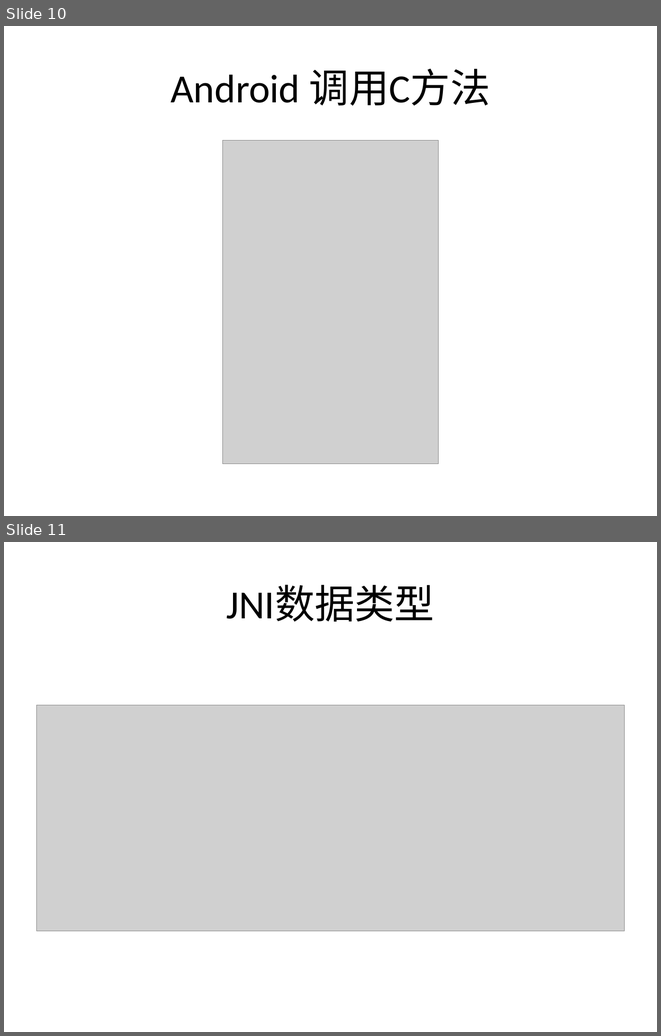
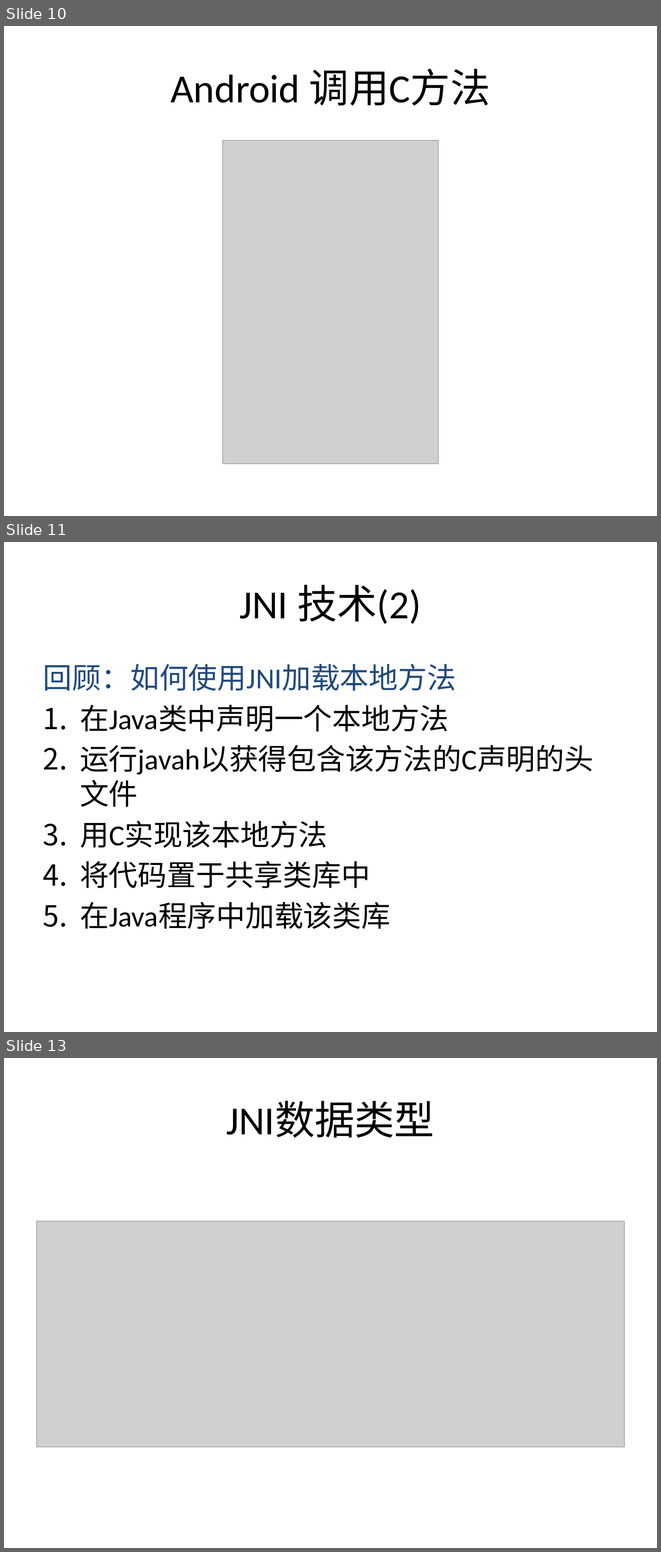
Before and after one commit to lovehzh/JNI-Study, a slide deck: JNI技术.pptx. Shown one above the other, each under a label of ours: slides 10 and 11 before the commit, slides 10, 11 and 13 after it; the slides between them are not shown. The pictures are 661x1036 and 661x1552 pixels, drawn with LibreOffice and Linux fonts; fonts in the diff are those of the drawing; grey boxes stand for pictures; background and template pictures are left out. Boxes give left, top, right and bottom in pixels: in the first picture for what was removed or moved away, otherwise in the second. Text is boxed around its words. In the diff, an @@ line names an element or a change of style, - is before the commit and + after.

Commit message:
updated ppt

```diff
--- a/JNI技术.pptx
+++ b/JNI技术.pptx
@@ slide 11 added at (4, 542, 657, 1032), background picture (left out) @@
@@ title added at (239, 584, 421, 624), 44 pt, text #000000 @@
+JNI 技术(2)
@@ text added at (43, 664, 593, 929), 32 pt, text #000000 @@
+回顾：如何使用JNI加载本地方法
+1. 在Java类中声明一个本地方法
+2. 运行javah以获得包含该方法的C声明的头文件
+3. 用C实现该本地方法
+4. 将代码置于共享类库中
+5. 在Java程序中加载该类库
@@ what was slide 11 is now slide 13 @@
```
Also in this commit, not shown: 6 other slides added.
